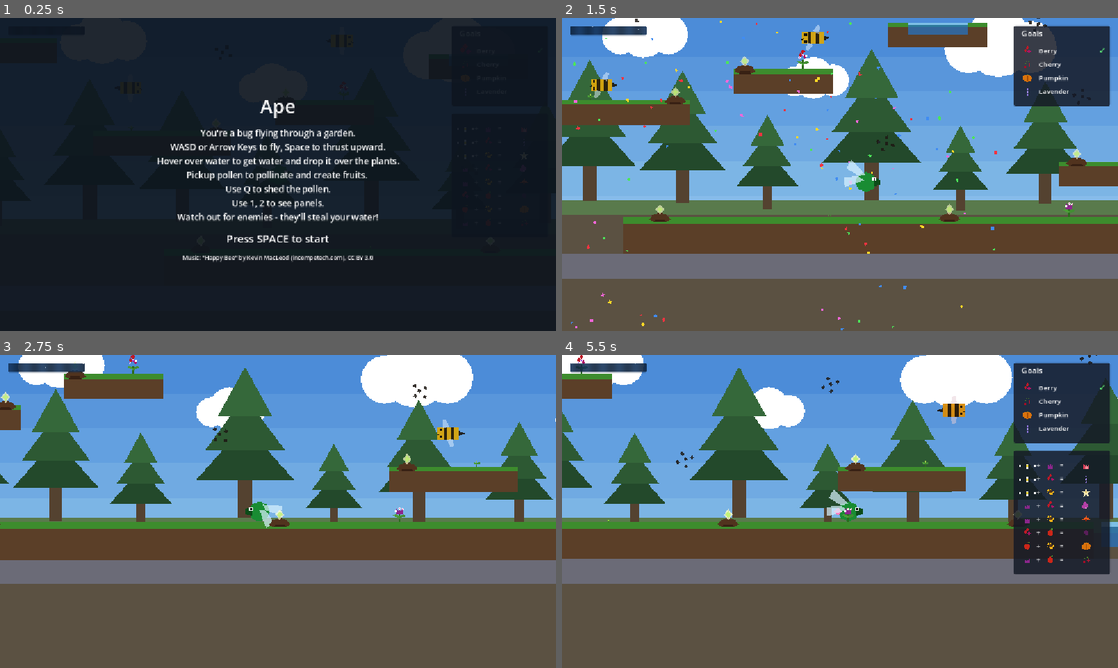
Above: before the commit, frames 1-4 (two rows, left to right).
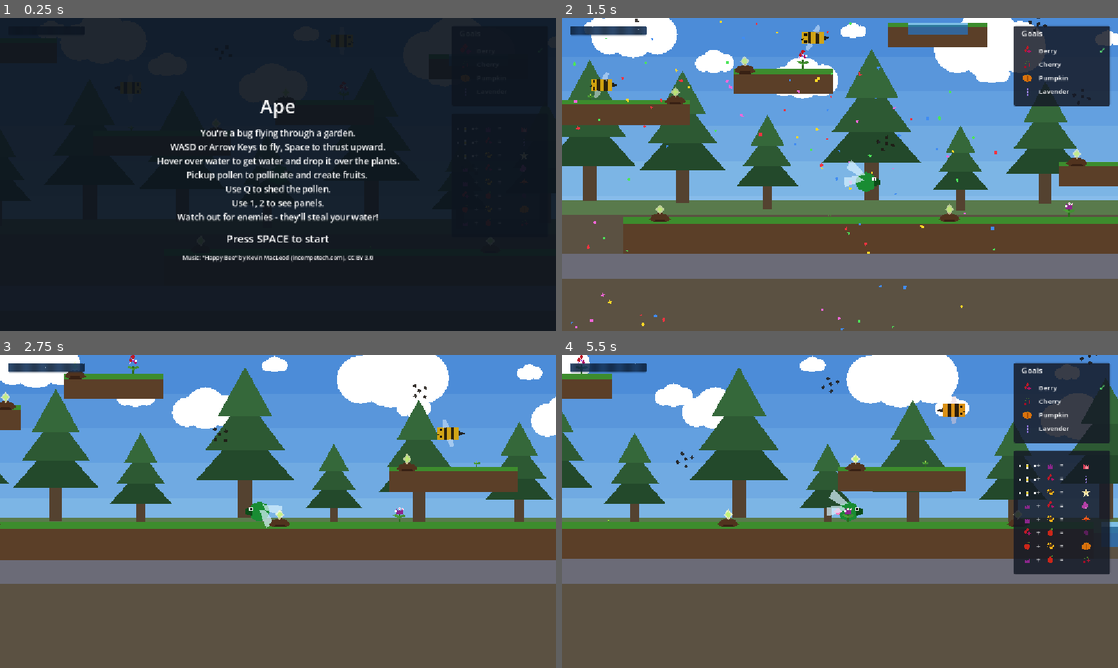
Above: after the commit, the same moments.

Repository: AntonioDrusin/ape
Game: Godot game, scene res://scenes/main.tscn
Same seed, same stepped clock (60 frames per second), same inputs: the game is played once before the commit and once after it.
Inputs:
- Up to frame 1 (0.25 s): no input
- Up to frame 2 (1.5 s): tap Space (use_proboscis) at 0.5 s; hold D (move_right) from 0.53 s (still down); tap Q (shed_pollen) at 0.6 s; tap Enter (ui_accept) at 0.77, 1.07 s; tap 1 (toggle_combo_chart) at 1.35 s
- Up to frame 3 (2.75 s): tap Enter (ui_accept) at 1.52, 1.82 s; release D (move_right) at 2.03 s; hold A (move_left) from 2.03 s (still down); hold 2 (toggle_goal_panel) from 2.03 s (still down)
- Up to frame 4 (5.5 s): release A (move_left) at 2.78 s; release 2 (toggle_goal_panel) at 2.78 s; hold D (move_right) 2.78-4.28 s; tap Space (use_proboscis) at 2.85 s; tap Enter (ui_accept) at 3.02, 3.32, 3.77, 4.07, 4.52, 4.82 s; tap Q (shed_pollen) at 3.6 s; hold A (move_left) 4.28-5.03 s; tap 1 (toggle_combo_chart) at 4.35 s; hold D (move_right) from 5.03 s (still down); hold 2 (toggle_goal_panel) from 5.03 s (still down)

The runs differ from the first frame. In frame 2, 2.2% of the frame differs, in the area x 4-100%, y 0-26%; in frame 3, 3.6%; in frame 4, 6.5%, in the area x 4-100%, y 0-24%.

Commit message:
Add autonomous two-speed cloud parallax drift
Clouds now scroll slowly to the right on their own via motion_offset,
independent of camera movement, split across two layers (CloudsFar,
Clouds) at different speeds for added depth.

Co-Authored-By: Claude Sonnet 5 <noreply@anthropic.com>

Diff:
--- a/ape/godot/scenes/background.tscn
+++ b/ape/godot/scenes/background.tscn
@@ -1,7 +1,8 @@
-[gd_scene load_steps=3 format=3]
+[gd_scene load_steps=4 format=3]
 
 [ext_resource type="PackedScene" path="res://scenes/cloud.tscn" id="1"]
 [ext_resource type="PackedScene" path="res://scenes/pine_tree.tscn" id="2"]
+[ext_resource type="Script" path="res://scripts/parallax_autoscroll.gd" id="3"]
 
 [node name="Background" type="ParallaxBackground"]
 
@@ -48,9 +49,41 @@
 color = Color(0.72, 0.9, 0.97, 1)
 polygon = PackedVector2Array(-200, 410, 950, 410, 950, 600, -200, 600)
 
+[node name="CloudsFar" type="ParallaxLayer" parent="."]
+motion_scale = Vector2(0.1, 0.1)
+motion_mirroring = Vector2(900, 0)
+script = ExtResource("3")
+scroll_speed = 6.0
+
+[node name="Cloud1" parent="CloudsFar" instance=ExtResource("1")]
+position = Vector2(30, 25)
+scale = Vector2(0.35, 0.35)
+
+[node name="Cloud2" parent="CloudsFar" instance=ExtResource("1")]
+position = Vector2(180, 70)
+scale = Vector2(0.45, 0.45)
+
+[node name="Cloud3" parent="CloudsFar" instance=ExtResource("1")]
+position = Vector2(360, 30)
+scale = Vector2(0.3, 0.3)
+
+[node name="Cloud4" parent="CloudsFar" instance=ExtResource("1")]
+position = Vector2(540, 85)
+scale = Vector2(0.4, 0.4)
+
+[node name="Cloud5" parent="CloudsFar" instance=ExtResource("1")]
+position = Vector2(690, 40)
+scale = Vector2(0.3, 0.3)
+
+[node name="Cloud6" parent="CloudsFar" instance=ExtResource("1")]
+position = Vector2(830, 95)
+scale = Vector2(0.5, 0.5)
+
 [node name="Clouds" type="ParallaxLayer" parent="."]
 motion_scale = Vector2(0.2, 0.2)
 motion_mirroring = Vector2(900, 0)
+script = ExtResource("3")
+scroll_speed = 14.0
 
 [node name="Cloud1" parent="Clouds" instance=ExtResource("1")]
 position = Vector2(60, 45)
--- /dev/null
+++ b/ape/godot/scripts/parallax_autoscroll.gd
@@ -0,0 +1,15 @@
+extends ParallaxLayer
+
+## Gives a ParallaxLayer autonomous rightward motion on top of the normal
+## camera-driven scroll (pattern 5 in ARCHITECTURE.md). motion_offset is
+## additive with the ParallaxBackground's camera-tracked scroll_offset, so
+## this doesn't disturb the screen-anchored positioning of layer children.
+## Decreasing motion_offset.x shifts layer content rightward on screen;
+## wrapping at motion_mirroring.x keeps the seam invisible, same tile width
+## already used for the camera-driven wrap.
+@export var scroll_speed: float = 10.0
+
+func _process(delta: float) -> void:
+	motion_offset.x -= scroll_speed * delta
+	if motion_mirroring.x > 0:
+		motion_offset.x = wrapf(motion_offset.x, -motion_mirroring.x, 0.0)
Not shown, changed: ape/godot/ARCHITECTURE.md
